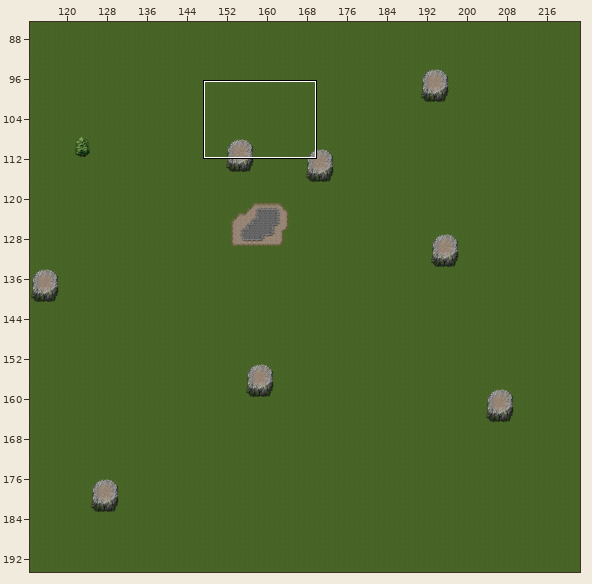
Two versions of a level (Tiled map, assets/maps/savageland.tmx). Above: a wide view before the commit, with the close-up outlined.
Close-up. Earlier state:
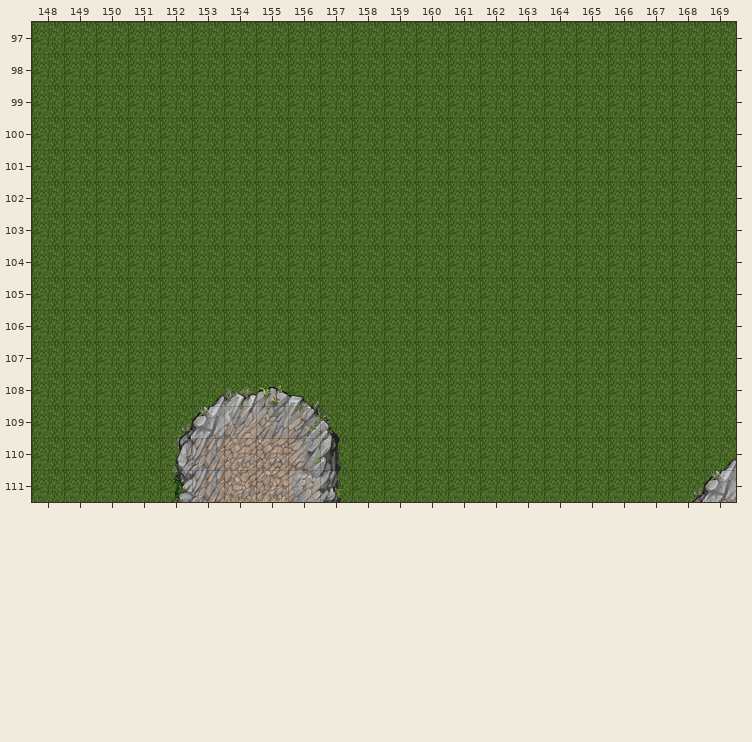
Cells are 32x32 px. Shown: x 148..169, y 97..111. The commit also changed other parts of the map, which this record leaves out.
Now the later version:
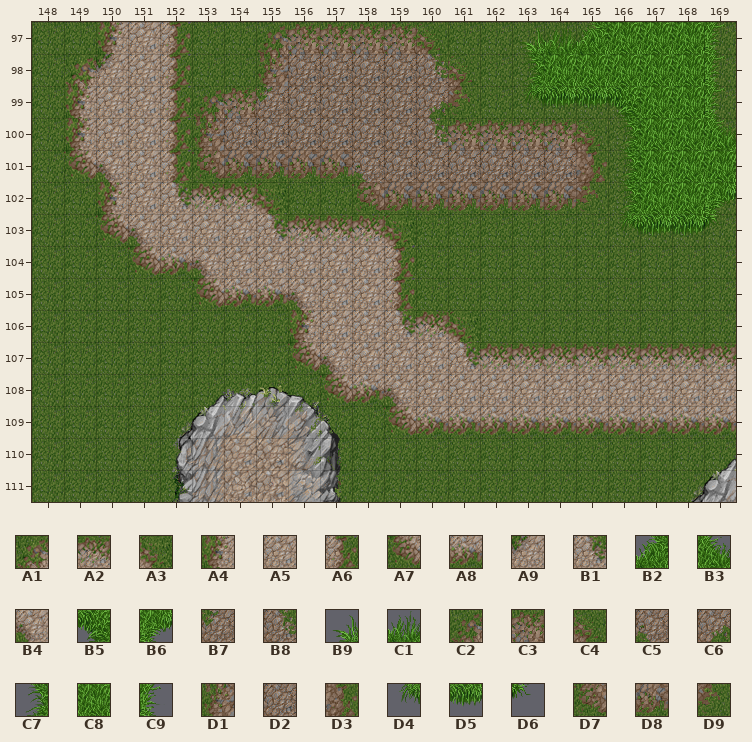
Key: from "mountain_landscape": A1 11, A2 12, A3 13, A4 27, A5 28, A6 29, A7 43, A8 44, A9 110, B1 111, B2 118, B3 119, B4 126, B5 134, B6 135, B7 142, B8 143, B9 148, C1 149, C2 155, C3 156, C4 157, C5 158, C6 159, C7 164, C8 165, C9 166, D1 171, D2 172, D3 173, D4 180, D5 181, D6 182, D7 187, D8 188, D9 189.
__ is an empty cell.
Changes in this commit:
Layer "level 1 floor 2":
The edit adds tile A1 in row 98 at x 149.
The edit adds tile A2 in row 102 at x 153 to 154; in row 103 at x 156 to 158; in row 106 at x 160; in row 107 at x 162 to 169.
The edit adds tile A3 in row 102 at x 155; in row 103 at x 159; in row 106 at x 161.
The edit adds tile A4 in row 97 at x 150; in rows 99 to 100 at x 149; in row 102 at x 150; in row 106 at x 156.
The edit adds tile A5 in rows 97 to 98 at x 151; in rows 99 to 100 at x 150 to 151; in rows 101 to 102 at x 151; in row 103 at x 152 to 154; in row 104 at x 154 to 158; in rows 105 to 106 at x 157 to 158.
The edit adds tile A5 in row 107 at x 158 to 160; in row 108 at x 160 to 169.
The edit adds tile A6 in rows 97 to 101 at x 152; in rows 104 to 105 at x 159.
The edit adds tile A7 in row 101 at x 149; in row 103 at x 150; in row 104 at x 151; in row 105 at x 153; in row 107 at x 156; in row 108 at x 157.
The edit adds tile A7 in row 109 at x 159.
The edit adds tile A8 in row 104 at x 152; in row 105 at x 154 to 155; in row 108 at x 158; in row 109 at x 160 to 169.
The edit adds tile A9 in row 98 at x 150.
The edit adds tile B1 in row 102 at x 152; in row 103 at x 155; in row 106 at x 159; in row 107 at x 161.
The edit adds tile B2 in row 97 at x 165.
The edit adds tile B3 in row 100 at x 169.
The edit adds tile B4 in row 101 at x 150; in row 103 at x 151; in row 104 at x 153; in row 105 at x 156; in row 107 at x 157; in row 108 at x 159.
The edit adds tile B5 in row 99 at x 166.
The edit adds tile B6 in row 102 at x 169.
The edit adds tile B7 in row 99 at x 155.
The edit adds tile B8 in row 98 at x 160; in row 100 at x 160.
The edit adds tile B9 in row 97 at x 163.
The edit adds tile C1 in row 97 at x 164.
The edit adds tile C2 in row 97 at x 155; in row 99 at x 153.
The edit adds tile C3 in row 97 at x 156 to 159; in row 99 at x 154; in row 100 at x 161 to 164.
The edit adds tile C4 in row 97 at x 160; in row 98 at x 161; in row 100 at x 165.
The edit adds tile C5 in row 101 at x 158.
The edit adds tile C6 in row 99 at x 160.
The edit adds tile C7 in row 98 at x 163; in rows 100 to 102 at x 166.
The edit adds tile C8 in row 97 at x 166 to 168; in row 98 at x 164 to 168; in rows 99 to 100 at x 167 to 168; in row 101 at x 167 to 169; in row 102 at x 167 to 168.
The edit adds tile C9 in rows 97 to 99 at x 169.
The edit adds tile D1 in row 98 at x 155; in row 100 at x 153.
The edit adds tile D2 in rows 98 to 99 at x 156 to 159; in row 100 at x 154 to 159; in row 101 at x 159 to 164.
The edit adds tile D3 in row 101 at x 165.
The edit adds tile D4 in row 99 at x 163; in row 103 at x 166.
The edit adds tile D5 in row 99 at x 164 to 165; in row 103 at x 167 to 168.
The edit adds tile D6 in row 103 at x 169.
The edit adds tile D7 in row 101 at x 153; in row 102 at x 158.
The edit adds tile D8 in row 101 at x 154 to 157; in row 102 at x 159 to 164.
The edit adds tile D9 in row 99 at x 161; in row 102 at x 165.
Changed places in both close-ups, as pixel boxes (x1, y1, x2, y2):
added: (64, 22, 736, 438)
